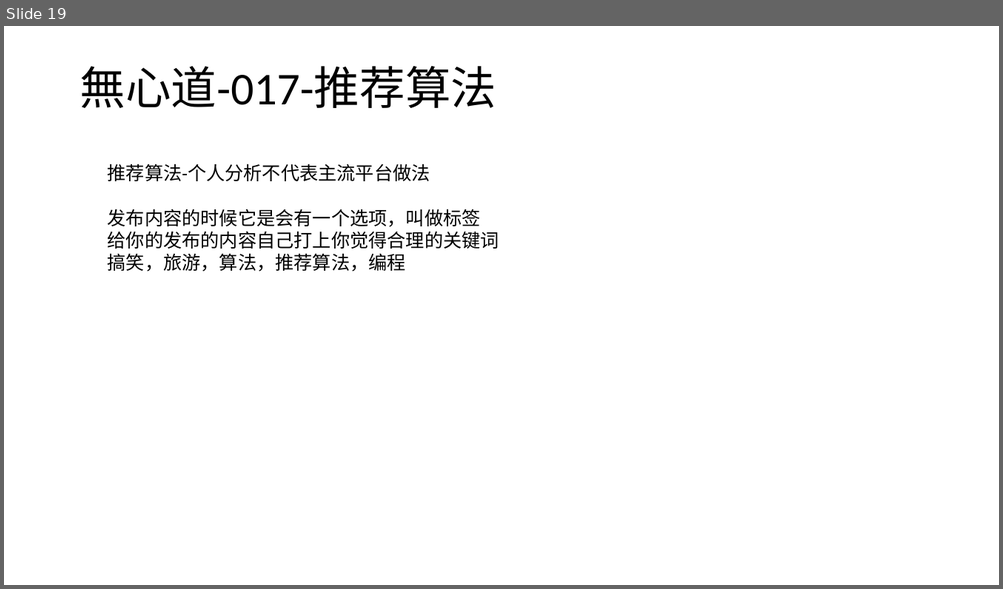
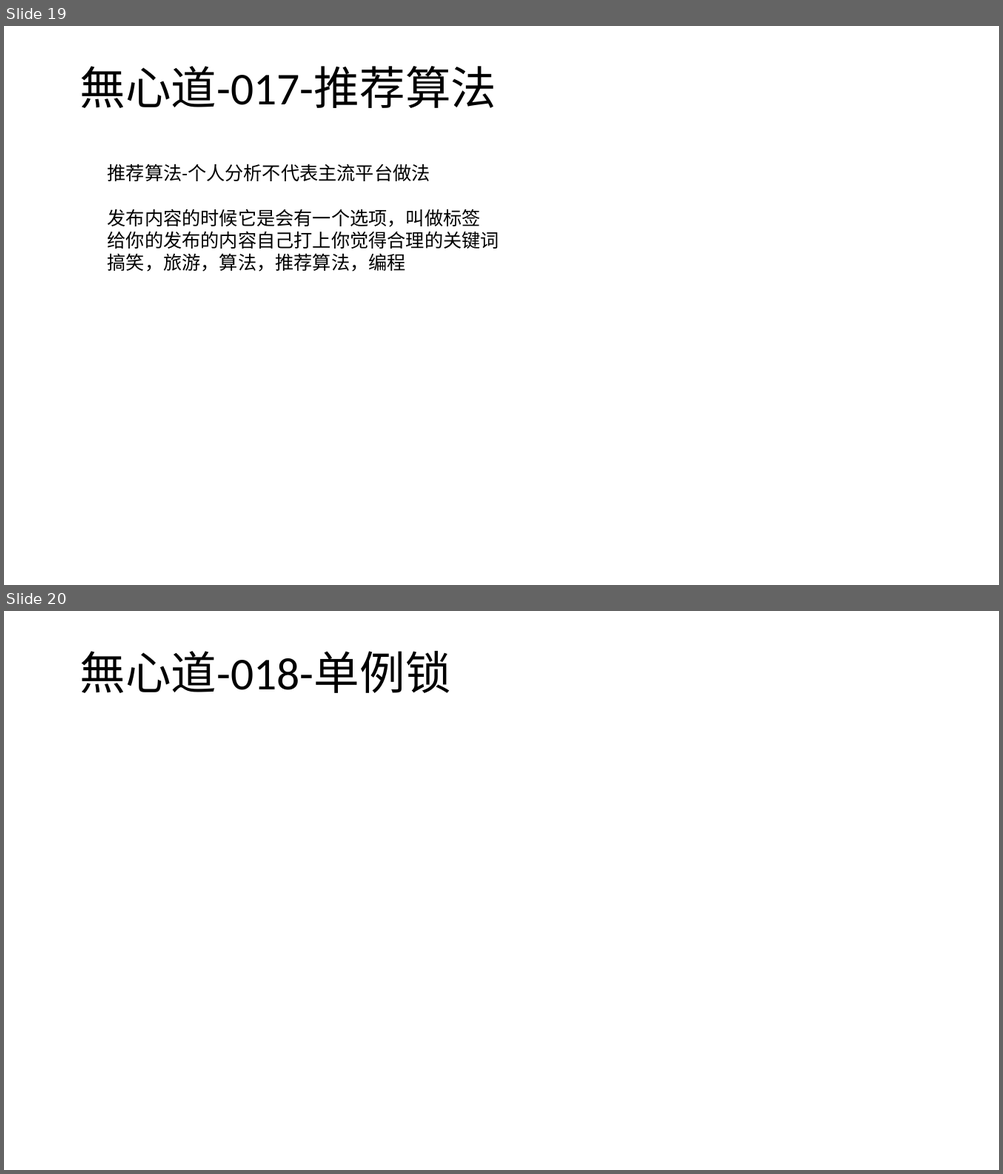
Before and after one commit to wxd-gaming/wxdgaming.spring.boot, a slide deck: 無心道快速开发演示文稿.pptx. Shown one above the other, each under a label of ours: slide 19 before the commit, slides 19 and 20 after it. The pictures are 1003x589 and 1003x1174 pixels, drawn with LibreOffice and Linux fonts; fonts in the diff are those of the drawing. Boxes give left, top, right and bottom in pixels: in the first picture for what was removed or moved away, otherwise in the second. Text is boxed around its words. In the diff, an @@ line names an element or a change of style, - is before the commit and + after.

```diff
--- a/無心道快速开发演示文稿.pptx
+++ b/無心道快速开发演示文稿.pptx
@@ slide 20 added at (x1=4, y1=611, x2=999, y2=1170), background #FFFFFF @@
@@ title added at (x1=79, y1=651, x2=450, y2=693), 44 pt, text #000000 @@
+無心道-018-单例锁
```
Also in this commit, not shown: 1 other slide added, 6 other files.
